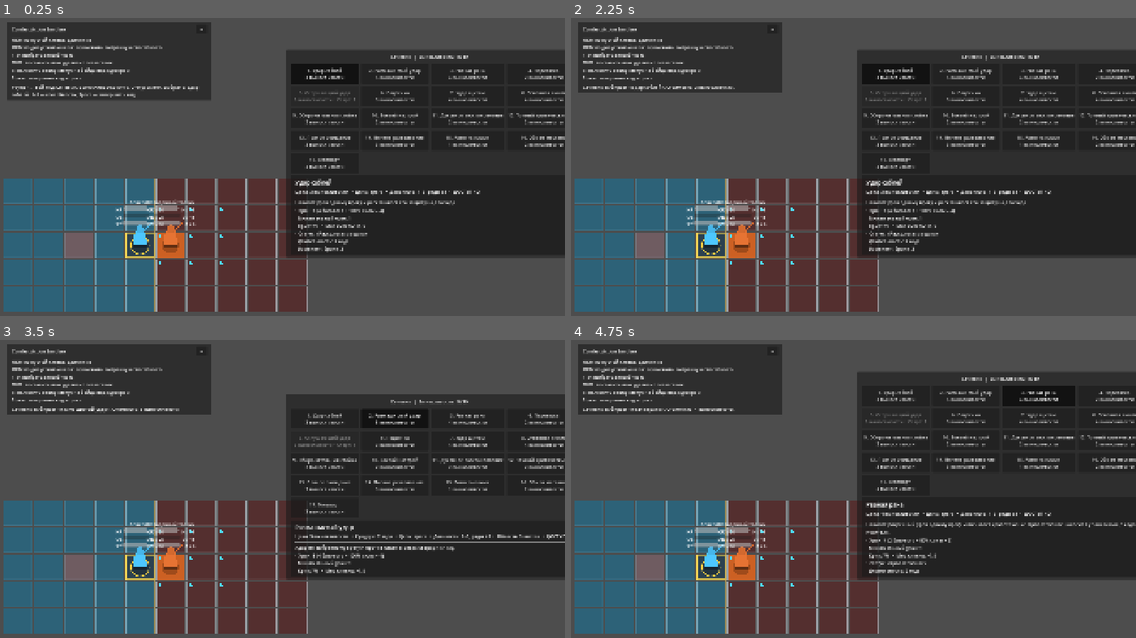
Above: before the commit, frames 1-4 (two rows, left to right).
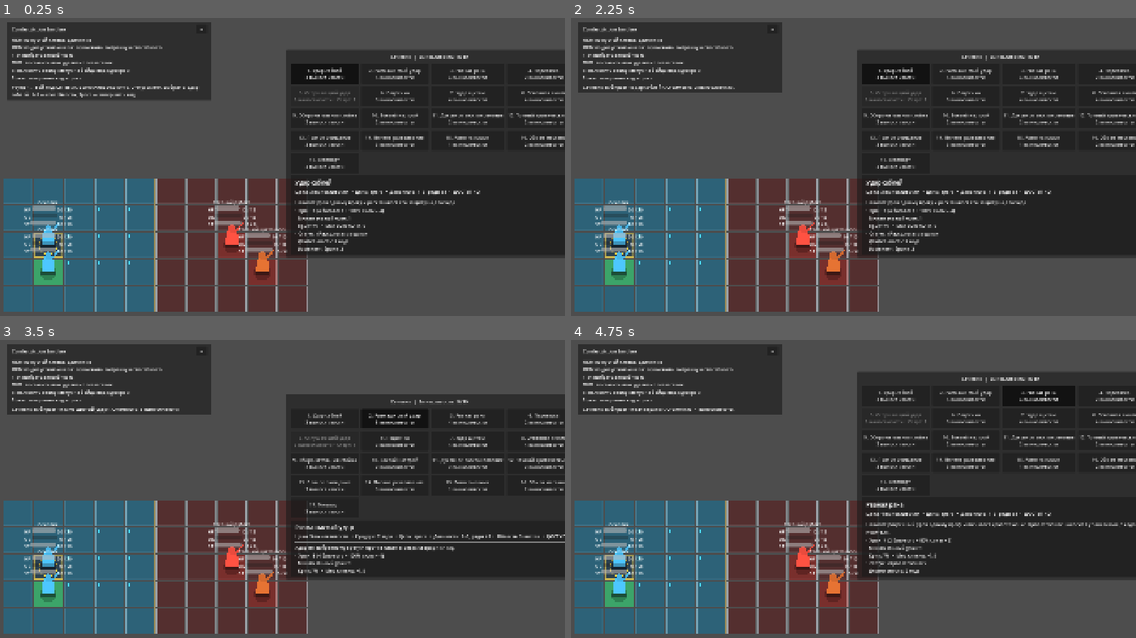
Above: after the commit, the same moments.

Repository: DanilNikolin/kleynod-steppe-frontier
Game: Godot game, scene res://scenes/debug/battle_grid_sandbox.tscn
The game is run twice, just before and just after one commit, with the same random seed, the same clock (stepped at 60 frames per second) and the same inputs. The project has no main scene, so this scene is started directly.
Inputs:
- Up to frame 1 (0.25 s): no input
- Up to frame 2 (2.25 s): click "−" at 0.5 s; click "+" at 1.25 s; click "1. Удар саблей 3 выносливости" at 2 s
- Up to frame 3 (3.5 s): click "2. Размашистый удар 5 выносли…" at 2.75 s
- Up to frame 4 (4.75 s): click "1. Удар саблей 3 выносливости" at 3.5 s; click "3. Рваная рана 4 выносливости" at 4.25 s

The runs differ from the first frame. In frame 1, 4.7% of the frame differs, in the area x 4-51%, y 60-90%; in frame 2, 4.7%; in frame 3, 4.7%; in frame 4, 4.7%.

Commit message:
test(battle): add first prototype skirmish encounter

Diff:
--- /dev/null
+++ b/content/combatants/prototype/proto_steppe_raider.tres
@@ -0,0 +1,21 @@
+[gd_resource type="Resource" script_class="CombatantDefinition" format=3 uid="uid://cvjqcjyhusucr"]
+
+[ext_resource type="Script" uid="uid://djbs8im0vo51" path="res://core/battle/combatants/combatant_definition.gd" id="1_definition"]
+[ext_resource type="PackedScene" uid="uid://frc3c1tiqsau" path="res://presentation/battle/combatants/placeholder_combatant_visual.tscn" id="2_visual"]
+[ext_resource type="Resource" uid="uid://dsebu43qiuvca" path="res://content/loadouts/prototype/proto_steppe_raider_loadout.tres" id="3_loadout"]
+
+[resource]
+script = ExtResource("1_definition")
+definition_id = &"combatant_proto_steppe_raider"
+display_name = "Степной рубака"
+description = "Базовый ближний боец. Давит простым уроном и кровотечением."
+default_loadout = ExtResource("3_loadout")
+base_strength = 3
+base_agility = 2
+max_health = 12
+base_armor = 2
+max_stamina = 8
+stamina_regeneration = 3
+base_initiative = 4
+visual_scene = ExtResource("2_visual")
+visual_tint = Color(1, 0.32, 0.26, 1)
--- /dev/null
+++ b/content/combatants/prototype/proto_steppe_shieldbearer.tres
@@ -0,0 +1,22 @@
+[gd_resource type="Resource" script_class="CombatantDefinition" format=3]
+
+[ext_resource type="Script" path="res://core/battle/combatants/combatant_definition.gd" id="1_definition"]
+[ext_resource type="PackedScene" path="res://presentation/battle/combatants/placeholder_combatant_visual.tscn" id="2_visual"]
+[ext_resource type="Resource" path="res://content/loadouts/prototype/proto_steppe_shieldbearer_loadout.tres" id="3_loadout"]
+
+[resource]
+script = ExtResource("1_definition")
+definition_id = &"combatant_proto_steppe_shieldbearer"
+display_name = "Степной щитоносец"
+description = "Плотный ближний боец. Толкает врагов щитом и прикрывает себя или союзников обороной."
+default_loadout = ExtResource("3_loadout")
+base_strength = 4
+base_agility = 1
+base_spirit = 1
+max_health = 16
+base_armor = 3
+max_stamina = 6
+stamina_regeneration = 3
+base_initiative = 2
+visual_scene = ExtResource("2_visual")
+visual_tint = Color(0.9, 0.45, 0.2, 1)
--- a/content/encounters/debug/debug_skirmish_2v2.tres
+++ b/content/encounters/debug/debug_skirmish_2v2.tres
@@ -1,42 +1,47 @@
 [gd_resource type="Resource" script_class="BattleEncounterDefinition" format=3 uid="uid://chb4s4bwjxvlj"]
 
-[ext_resource type="Script" uid="uid://btrmmugs1t8yq" path="res://core/battle/encounters/battle_encounter_definition.gd" id="1_encounter"]
-[ext_resource type="Script" uid="uid://blbixnlpyjeaf" path="res://core/battle/encounters/combatant_spawn_definition.gd" id="2_spawn"]
-[ext_resource type="Resource" uid="uid://b3fmtemw5g732" path="res://scenes/debug_sechevik.tres" id="3_player"]
-[ext_resource type="Resource" path="res://content/combatants/debug/debug_steppe_basher.tres" id="4_basher"]
-[ext_resource type="Script" uid="uid://2apyueuevyjk" path="res://core/battle/sides/battle_side_rules.gd" id="5_side_rules"]
-[ext_resource type="Script" uid="uid://cmu30nbvdwynk" path="res://core/battle/encounters/battle_surface_spawn_definition.gd" id="6_surface_spawn"]
-[ext_resource type="Resource" uid="uid://xitja7w5iofn" path="res://content/surfaces/debug/debug_fire_surface.tres" id="7_fire_surface"]
+[ext_resource type="Script" path="res://core/battle/encounters/battle_encounter_definition.gd" id="1_encounter"]
+[ext_resource type="Script" path="res://core/battle/encounters/combatant_spawn_definition.gd" id="2_spawn"]
+[ext_resource type="Resource" path="res://scenes/debug_sechevik.tres" id="3_player"]
+[ext_resource type="Resource" path="res://content/combatants/prototype/proto_steppe_raider.tres" id="4_raider"]
+[ext_resource type="Resource" path="res://content/combatants/prototype/proto_steppe_shieldbearer.tres" id="5_shieldbearer"]
+[ext_resource type="Script" path="res://core/battle/sides/battle_side_rules.gd" id="6_side_rules"]
 
 [sub_resource type="Resource" id="Resource_player_1"]
 script = ExtResource("2_spawn")
 instance_id = &"player_1"
 combatant_definition = ExtResource("3_player")
 team_id = &"team_player"
-coordinate = Vector2i(4, 2)
+coordinate = Vector2i(1, 2)
 
-[sub_resource type="Resource" id="Resource_enemy_basher"]
+[sub_resource type="Resource" id="Resource_player_2"]
 script = ExtResource("2_spawn")
-instance_id = &"enemy_basher"
-combatant_definition = ExtResource("4_basher")
+instance_id = &"player_2"
+combatant_definition = ExtResource("3_player")
+team_id = &"team_player"
+coordinate = Vector2i(1, 3)
+
+[sub_resource type="Resource" id="Resource_enemy_raider"]
+script = ExtResource("2_spawn")
+instance_id = &"enemy_raider"
+combatant_definition = ExtResource("4_raider")
 team_id = &"team_enemy"
-coordinate = Vector2i(5, 2)
+coordinate = Vector2i(7, 2)
 
-[sub_resource type="Resource" id="Resource_fire_left_of_player"]
-script = ExtResource("6_surface_spawn")
-surface_definition = ExtResource("7_fire_surface")
-coordinate = Vector2i(2, 2)
-source_instance_id = &"enemy_basher"
-source_team_id = &"team_enemy"
+[sub_resource type="Resource" id="Resource_enemy_shieldbearer"]
+script = ExtResource("2_spawn")
+instance_id = &"enemy_shieldbearer"
+combatant_definition = ExtResource("5_shieldbearer")
+team_id = &"team_enemy"
+coordinate = Vector2i(8, 3)
 
 [sub_resource type="Resource" id="Resource_side_rules"]
-script = ExtResource("5_side_rules")
+script = ExtResource("6_side_rules")
 
 [resource]
 script = ExtResource("1_encounter")
 encounter_id = &"debug_skirmish_2v2"
-display_name = "Отладка Utility AI forced movement"
-description = "Smoke test: толкач должен ударить щитом и вытолкнуть игрока в стартовое пламя."
+display_name = "Прототип боя 2v2"
+description = "Первый нормальный мини-бой: два Сечевика против степного рубаки и щитоносца."
 side_rules = SubResource("Resource_side_rules")
-combatant_spawns = Array[ExtResource("2_spawn")]([SubResource("Resource_player_1"), SubResource("Resource_enemy_basher")])
-surface_spawns = Array[ExtResource("6_surface_spawn")]([SubResource("Resource_fire_left_of_player")])
+combatant_spawns = Array[ExtResource("2_spawn")]([SubResource("Resource_player_1"), SubResource("Resource_player_2"), SubResource("Resource_enemy_raider"), SubResource("Resource_enemy_shieldbearer")])
--- /dev/null
+++ b/content/loadouts/prototype/proto_steppe_raider_loadout.tres
@@ -0,0 +1,13 @@
+[gd_resource type="Resource" script_class="CombatantLoadoutDefinition" format=3 uid="uid://dsebu43qiuvca"]
+
+[ext_resource type="Script" uid="uid://bis4duqvyinf4" path="res://core/battle/loadouts/combatant_loadout_definition.gd" id="1_loadout"]
+[ext_resource type="Script" uid="uid://dkivlbn8e06qo" path="res://core/battle/abilities/ability_definition.gd" id="2_ability"]
+[ext_resource type="Resource" uid="uid://bfgvpavod3dxb" path="res://content/abilities/debug/debug_raider_chop.tres" id="3_chop"]
+[ext_resource type="Resource" uid="uid://dikrlb4gdl06f" path="res://content/abilities/debug/debug_rending_cut.tres" id="4_rending"]
+
+[resource]
+script = ExtResource("1_loadout")
+loadout_id = &"loadout_proto_steppe_raider"
+display_name = "Степной рубака"
+default_ability_id = &"ability_raider_chop"
+abilities = Array[ExtResource("2_ability")]([ExtResource("3_chop"), ExtResource("4_rending")])
--- /dev/null
+++ b/content/loadouts/prototype/proto_steppe_shieldbearer_loadout.tres
@@ -0,0 +1,13 @@
+[gd_resource type="Resource" script_class="CombatantLoadoutDefinition" format=3 uid="uid://dt74kweblf1nx"]
+
+[ext_resource type="Script" uid="uid://bis4duqvyinf4" path="res://core/battle/loadouts/combatant_loadout_definition.gd" id="1_loadout"]
+[ext_resource type="Script" uid="uid://dkivlbn8e06qo" path="res://core/battle/abilities/ability_definition.gd" id="2_ability"]
+[ext_resource type="Resource" uid="uid://ctwbkmrr7q72" path="res://content/abilities/debug/debug_shield_bash.tres" id="3_bash"]
+[ext_resource type="Resource" uid="uid://tv50qeyb1d5t" path="res://content/abilities/debug/debug_guard_stance.tres" id="4_guard"]
+
+[resource]
+script = ExtResource("1_loadout")
+loadout_id = &"loadout_proto_steppe_shieldbearer"
+display_name = "Степной щитоносец"
+default_ability_id = &"ability_shield_bash"
+abilities = Array[ExtResource("2_ability")]([ExtResource("3_bash"), ExtResource("4_guard")])
